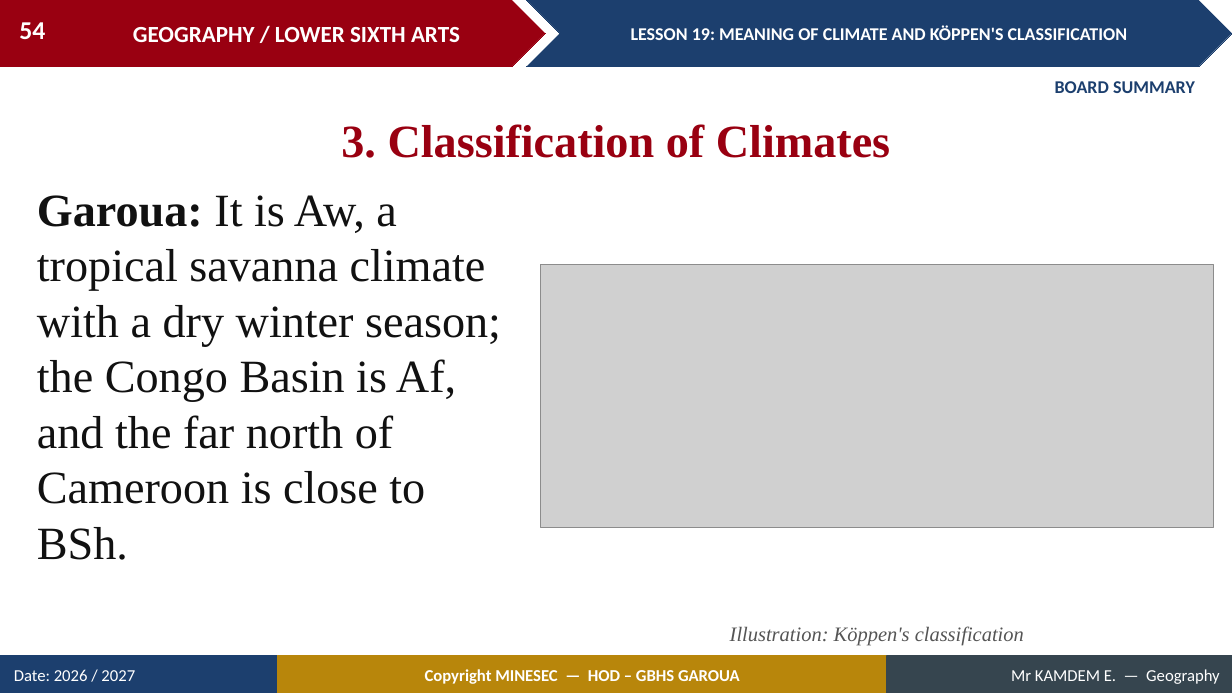
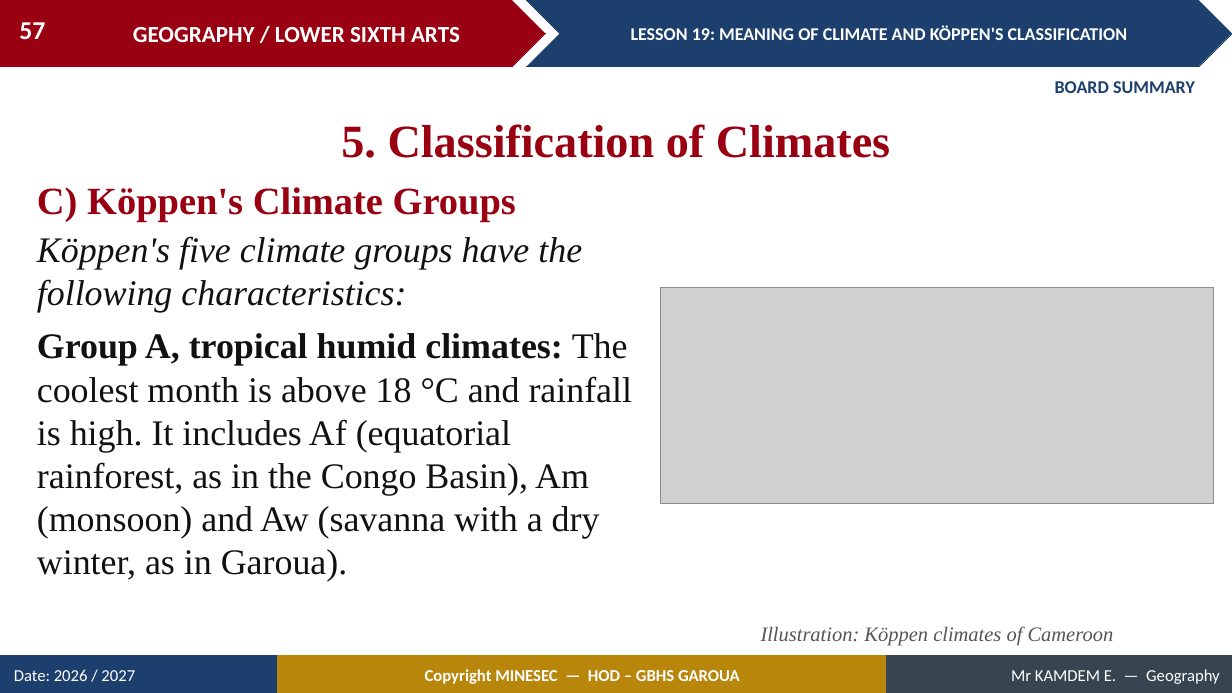
Before and after one commit to Berthautk/linea-github, a slide deck: slide 57 of lecons/LSA/Climatology/01_LSA_CLIM_L19_Meaning_of_Climate_and_K_ppen_s_Classification.pptx (slide 54 before the commit). Drawn at 1232x693 pixels with LibreOffice and Linux fonts; fonts in the diff are those of the drawing; grey boxes stand for pictures. Boxes give left, top, right and bottom in pixels: in the first picture for what was removed or moved away, otherwise in the second. Text is boxed around its words. In the diff, an @@ line names an element or a change of style, - is before the commit and + after.

```diff
--- a/lecons/LSA/Climatology/01_LSA_CLIM_L19_Meaning_of_Climate_and_K_ppen_s_Classification.pptx
+++ b/lecons/LSA/Climatology/01_LSA_CLIM_L19_Meaning_of_Climate_and_K_ppen_s_Classification.pptx
@@ page number at (19,22,45,39): text changed @@
-54
+57
@@ text at (341,124,890,158): text changed @@
-3. Classification of Climates
+5. Classification of Climates
@@ text "C) Köppen's Climate Groups" at (37,187,516,222): vertical alignment top to middle @@
@@ text at (37,187,516,222): text changed; size 36 to 30 pt; text colour #111111 to #990011; bold on @@
-Garoua: It is Aw, a tropical savanna climate with a dry winter season; the Congo Basin is Af, and the far north of Cameroon is close to BSh.
+C) Köppen's Climate Groups
@@ text added at (37,236,633,582), 28 pt, text #111111 @@
+Köppen's five climate groups have the following characteristics:
+Group A, tropical humid climates: The coolest month is above 18 °C and rainfall is high. It includes Af (equatorial rainforest, as in the Congo Basin), Am (monsoon) and Aw (savanna with a dry winter, as in Garoua).
@@ picture: place and size @@
-picture at (541,264,1214,527)
+picture at (661,288,1214,505)
@@ text at (761,626,1114,646): text changed @@
-Illustration: Köppen's classification
+Illustration: Köppen climates of Cameroon
```
Also in this commit, not shown: 13 other slides changed, 10 slides added, 4 slides removed, 4 other files.
